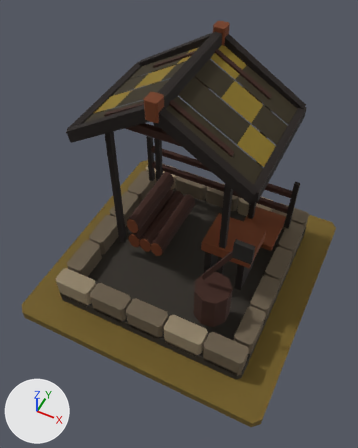
An edit to the glTF model art/lumber_t1/lumber_t1.glb, drawn before and after from the same camera.
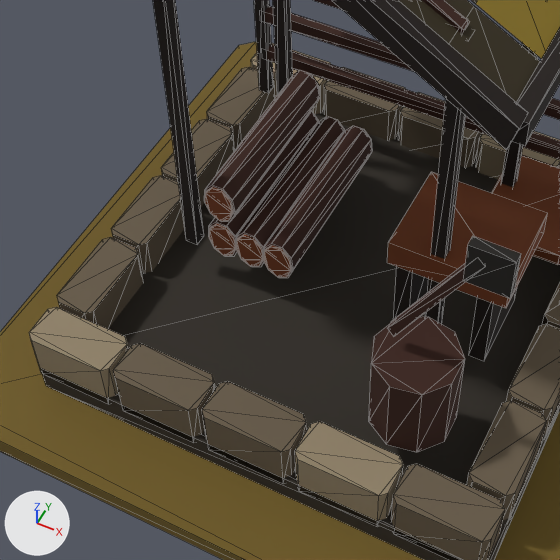
Old and new are each drawn whole from a 50 mm camera at (0.687, -1.494, 2.214) aimed at (0.004, -0.129, 0.507) and again close up on the part from 12% to 76% of the width and 32% to 83% of the height. The axes (+X, +Y, +Z) are drawn at lower left. The lights are the same throughout. The first two pictures are the older version. The close-ups show mesh edges as thin lines.

Objects in the first close-up: 'MMR | lumber | T01 Architecture.001', 'MMR | lumber | Tier 01 Ground.001'.
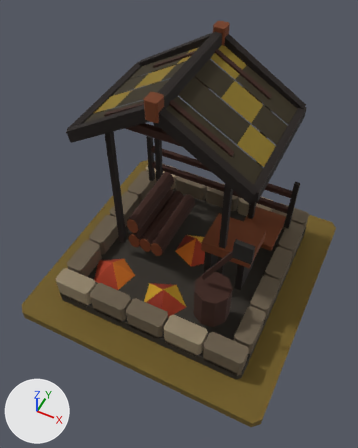
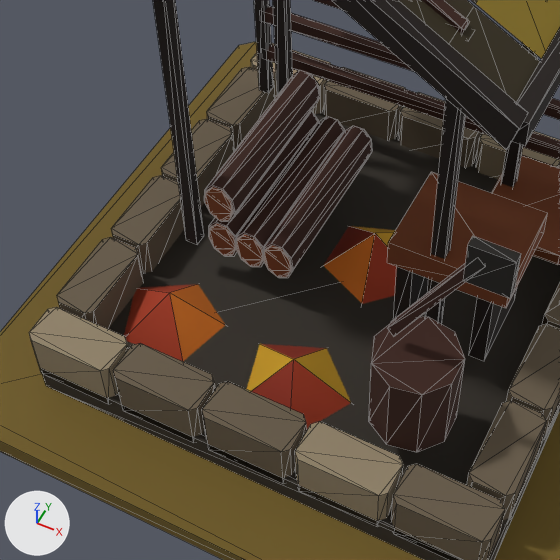
Location of each change, (x1, y1, x2, y2) in pixels of the close-ups (560 x 560 px):
'MMR | lumber | T01 Autumn Dressing.001', added (red)
    after: (124, 226, 397, 429)

Diff of the bpy script that builds the scene:
```diff
--- a/art/lumber_t1/lumber_t1.glb.py
+++ b/art/lumber_t1/lumber_t1.glb.py
@@ me_mmr___lumber___t01_autumn_dressing_001 @@
+me_mmr___lumber___t01_autumn_dressing_001.from_pydata(...)  # 18 vertices, 15 faces; spans x -0.424..0.147, y -0.427..0.181, z 0.062..0.163
+me_mmr___lumber___t01_autumn_dressing_001.materials.append(mat_mmr___shared_palette_atlas)  # picture img_mmr_shared_color_palette_64
@@ ob_mmr___lumber___t01_autumn_dressing_001 @@
+ob_mmr___lumber___t01_autumn_dressing_001 = bpy.data.objects.new('MMR | lumber | T01 Autumn Dressing.001', me_mmr___lumber___t01_autumn_dressing_001)
+ob_mmr___lumber___t01_autumn_dressing_001.location = (0.0, 0.0, 0.05)
```
